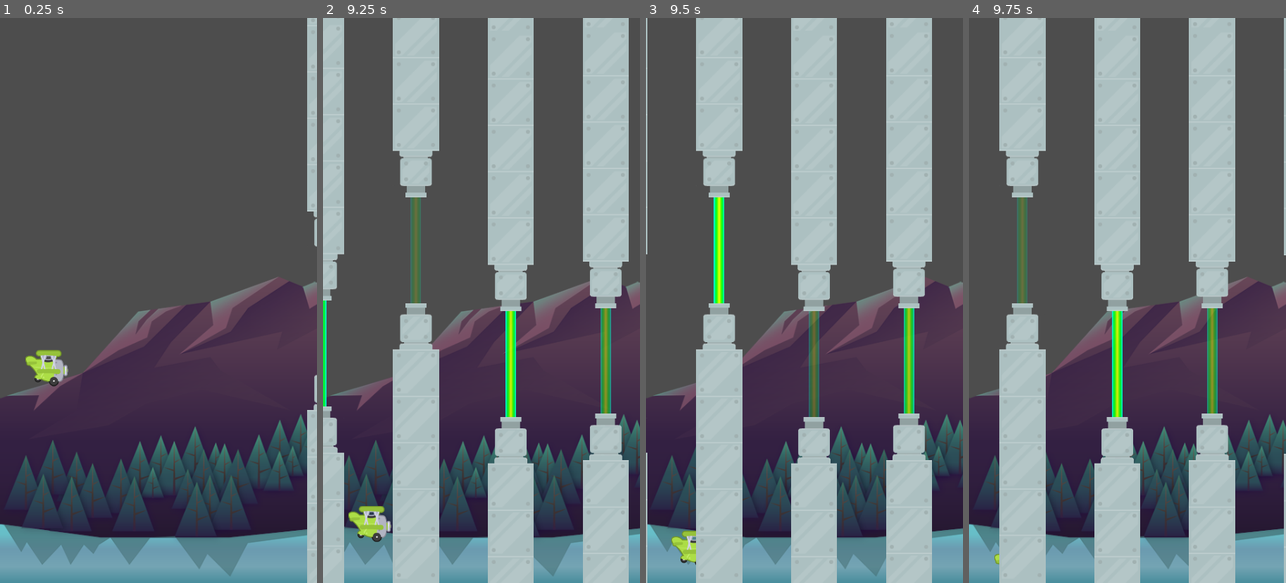
Above: before the commit, frames 1-4 (left to right).
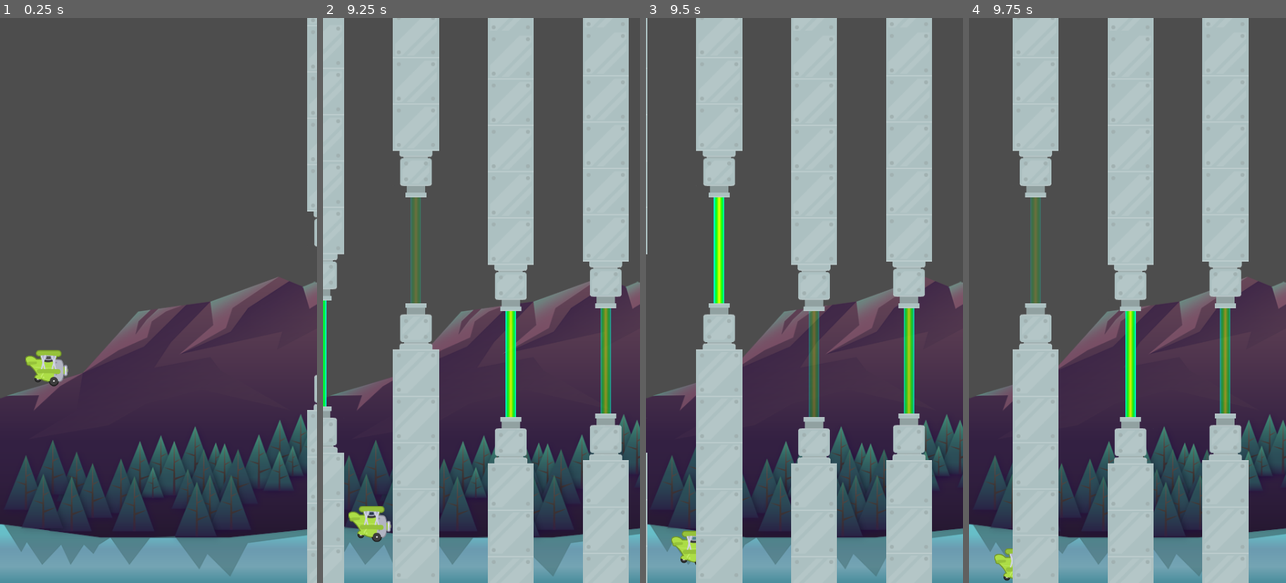
Above: after the commit, the same moments.

Repository: jaerrib/learning-godot
Game: Godot game, scene res://scenes/game/game.tscn
Same seed, same stepped clock (60 frames per second), same inputs: the game is played once before the commit and once after it.
Inputs:
- Up to frame 1 (0.25 s): no input
- Up to frame 2 (9.25 s): tap Space (fly) every 0.75 s from 0.6 to 8.85 s
- Up to frame 3 (9.5 s): no input
- Up to frame 4 (9.75 s): tap Space (fly) at 9.6 s

Frames 1-3 are identical in both runs. In frame 4, 25% of the frame differs, in the area x 9-100%, y 0-100%.

Commit message:
Prep autoloading singletons

Diff:
--- a/tappy-plane/project.godot
+++ b/tappy-plane/project.godot
@@ -14,6 +14,10 @@
 run/main_scene="res://scenes/game/game.tscn"
 config/features=PackedStringArray("4.3", "Mobile")
 config/icon="res://icon.svg"
+
+[autoload]
+
+GameManager="*res://singletons/game_manager.gd"
 
 [display]
 
--- a/tappy-plane/scenes/game/game.gd
+++ b/tappy-plane/scenes/game/game.gd
@@ -27,5 +27,14 @@
 	pipes_holder.add_child(new_pipes)
 
 
+func stop_pipes() -> void:
+	spawn_timer.stop ()
+	for pipe in pipes_holder.get_children():
+		pipe.set_process(false)
+
 func _on_spawn_timer_timeout() -> void:
 	spawn_pipes()
+
+
+func _on_plane_died() -> void:
+	stop_pipes()
--- a/tappy-plane/scenes/game/game.tscn
+++ b/tappy-plane/scenes/game/game.tscn
@@ -33,4 +33,5 @@
 
 [node name="PipesHolder" type="Node" parent="."]
 
+[connection signal="on_plane_died" from="Plane" to="." method="_on_plane_died"]
 [connection signal="timeout" from="SpawnTimer" to="." method="_on_spawn_timer_timeout"]
--- a/tappy-plane/scenes/pipes/pipes.gd
+++ b/tappy-plane/scenes/pipes/pipes.gd
@@ -2,17 +2,17 @@
 
 class_name Pipes
 
+const OFF_SCREEN: float = -500.0
 
-const SPEED = 120.0
 
 # Called every frame. 'delta' is the elapsed time since the previous frame.
 func _process(delta: float) -> void:
-	position.x -= SPEED * delta
+	position.x -= GameManager.SCROLL_SPEED * delta
 	check_off_screen()
 
 
 func check_off_screen() -> void:
-	if position.x < -500:
+	if position.x < OFF_SCREEN :
 		queue_free()
 
 func _on_screen_exited() -> void:
--- a/tappy-plane/scenes/plane/plane.gd
+++ b/tappy-plane/scenes/plane/plane.gd
@@ -1,5 +1,7 @@
 extends CharacterBody2D
 
+
+signal on_plane_died
 
 const GRAVITY: float = 1000.0
 const POWER: float = -350.0
@@ -31,3 +33,4 @@
 func die() -> void:
 	set_physics_process(false)
 	animated_sprite_2d.stop()
+	on_plane_died.emit()
--- /dev/null
+++ b/tappy-plane/singletons/game_manager.gd
@@ -0,0 +1,3 @@
+extends Node
+
+const SCROLL_SPEED: float = 120.0
